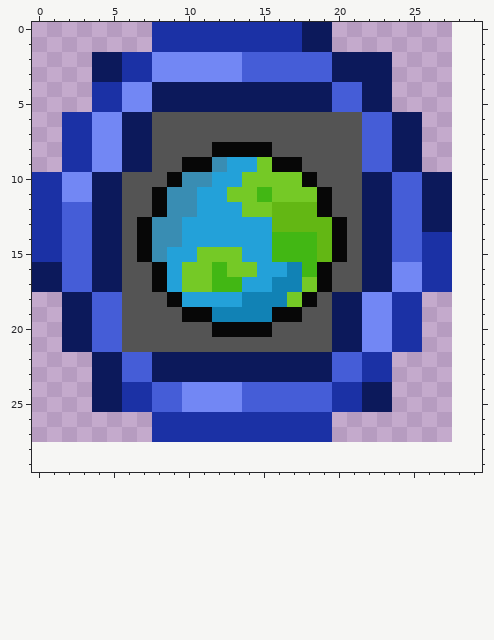
Edited in one commit: pixel-art sprite (Content/Items/UnityEmblem.png). Above: the version before the commit.
The file is 28x28 pixels. The old version is drawn lined up with the new one, on the new canvas.
The result:
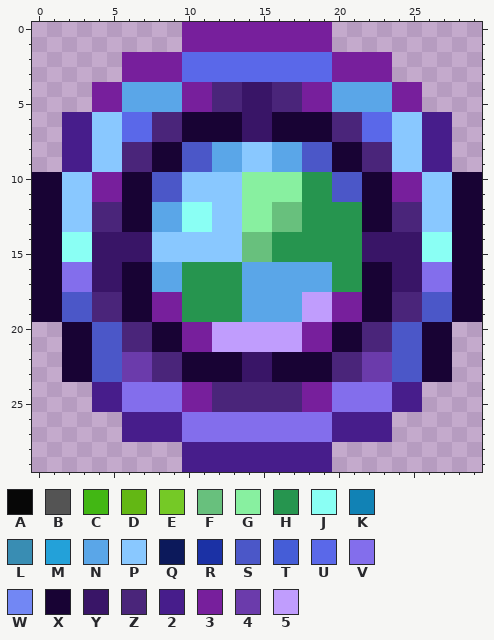
Palette (. is transparent): A #070707  B #545454  C #42b714  D #63b714  E #75c926  F #68c07d  G #88f0a0  H #26954f  J #8afff4  K #1182b5  L #398db3  M #23a1d9  N #5aa6e8  P #89c8ff  Q #0c195b  R #1b31a5  S #4b57c8  T #455dd7  U #5a68e9  V #836eec  W #7287f4  X #180334  Y #391567  Z #4a257a  2 #471d8b  3 #771f9c  4 #6b3bab  5 #c09dfd
Diff:
canvas 28x28 -> 30x30
@@ x 0..29 @@
- 0 ........RRRRRRRRRRQQ..........
- 1 ........RRRRRRRRRRQQ..........
- 2 ....QQRRWWWWWWTTTTTTQQQQ......
- 3 ....QQRRWWWWWWTTTTTTQQQQ......
- 4 ....RRWWQQQQQQQQQQQQTTQQ......
- 5 ....RRWWQQQQQQQQQQQQTTQQ......
- 6 ..RRWWQQBBBBBBBBBBBBBBTTQQ....
- 7 ..RRWWQQBBBBBBBBBBBBBBTTQQ....
- 8 ..RRWWQQBBBBAAAABBBBBBTTQQ....
- 9 ..RRWWQQBBAALMMEAABBBBTTQQ....
-10 RRWWQQBBBALLMMEEEEABBBQQTTQQ..
-11 RRWWQQBBALLMMEECEEEABBQQTTQQ..
-12 RRTTQQBBALLMMMEEDDDABBQQTTQQ..
-13 RRTTQQBALLMMMMMMDDDDABQQTTQQ..
-14 RRTTQQBALLMMMMMMCCCDABQQTTRR..
-15 RRTTQQBALMMEEEMMCCCDABQQTTRR..
-16 QQTTQQBBAMEECEEMMKCABBQQWWRR..
-17 QQTTQQBBAMEECCMMKKEABBQQWWRR..
-18 ..QQTTBBBAMMMMKKKEABQQWWRR....
-19 ..QQTTBBBBAAKKKKAABBQQWWRR....
-20 ..QQTTBBBBBBAAAABBBBQQWWRR....
-21 ..QQTTBBBBBBBBBBBBBBQQWWRR....
-22 ....QQTTQQQQQQQQQQQQTTRR......
-23 ....QQTTQQQQQQQQQQQQTTRR......
-24 ....QQRRTTWWWWTTTTTTRRQQ......
-25 ....QQRRTTWWWWTTTTTTRRQQ......
-26 ........RRRRRRRRRRRR..........
-27 ........RRRRRRRRRRRR..........
-28 ..............................
-29 ..............................
+ 0 ..........3333333333..........
+ 1 ..........3333333333..........
+ 2 ......3333UUUUUUUUUU3333......
+ 3 ......3333UUUUUUUUUU3333......
+ 4 ....33NNNN33ZZYYZZ33NNNN33....
+ 5 ....33NNNN33ZZYYZZ33NNNN33....
+ 6 ..22PPUUZZXXXXYYXXXXZZUUPP22..
+ 7 ..22PPUUZZXXXXYYXXXXZZUUPP22..
+ 8 ..22PPZZXXSSNNPPNNSSXXZZPP22..
+ 9 ..22PPZZXXSSNNPPNNSSXXZZPP22..
+10 XXPP33XXSSPPPPGGGGHHSSXX33PPXX
+11 XXPP33XXSSPPPPGGGGHHSSXX33PPXX
+12 XXPPZZXXNNJJPPGGFFHHHHXXZZPPXX
+13 XXPPZZXXNNJJPPGGFFHHHHXXZZPPXX
+14 XXJJYYYYPPPPPPFFHHHHHHYYYYJJXX
+15 XXJJYYYYPPPPPPFFHHHHHHYYYYJJXX
+16 XXVVYYXXNNHHHHNNNNNNHHXXYYVVXX
+17 XXVVYYXXNNHHHHNNNNNNHHXXYYVVXX
+18 XXSSZZXX33HHHHNNNN5533XXZZSSXX
+19 XXSSZZXX33HHHHNNNN5533XXZZSSXX
+20 ..XXSSZZXX3355555533XXZZSSXX..
+21 ..XXSSZZXX3355555533XXZZSSXX..
+22 ..XXSS44ZZXXXXYYXXXXZZ44SSXX..
+23 ..XXSS44ZZXXXXYYXXXXZZ44SSXX..
+24 ....22VVVV33ZZZZZZ33VVVV22....
+25 ....22VVVV33ZZZZZZ33VVVV22....
+26 ......2222VVVVVVVVVV2222......
+27 ......2222VVVVVVVVVV2222......
+28 ..........2222222222..........
+29 ..........2222222222..........
Changed places in both pictures, as pixel boxes (x1, y1, x2, y2):
changed: (32, 22, 482, 472)
